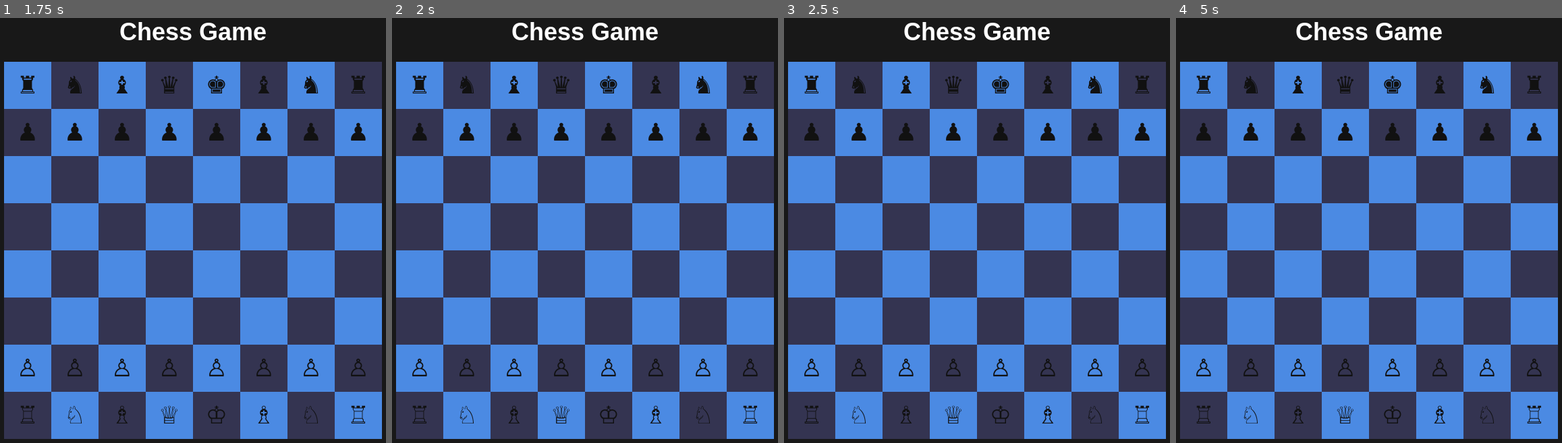
Above: before the commit, frames 1-4 (left to right).
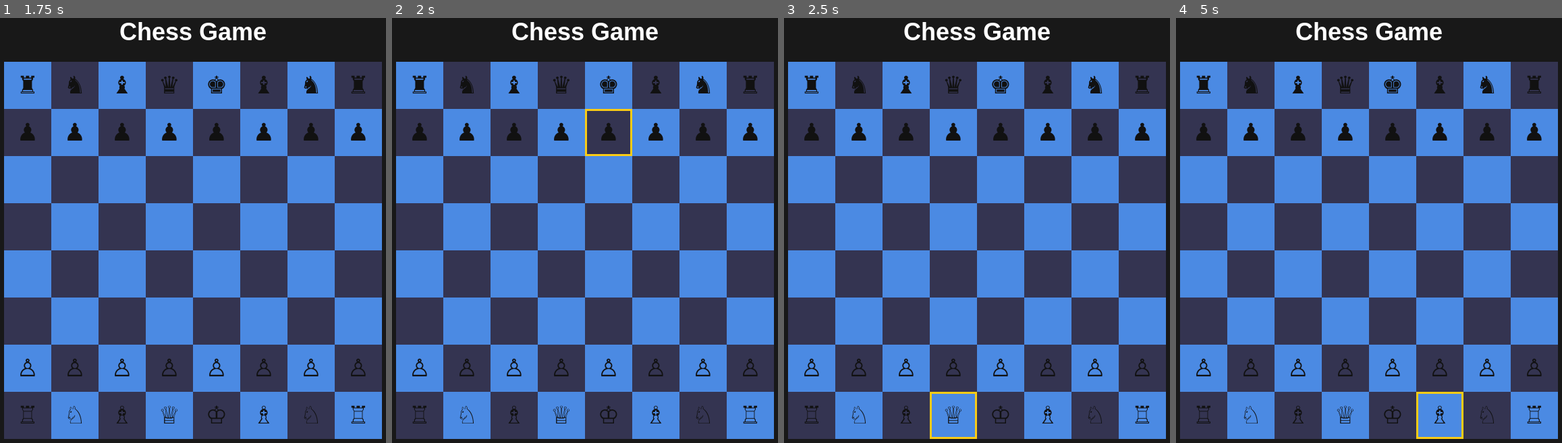
Above: after the commit, the same moments.

Repository: adisoretare/chess-game
Game: browser game, page index.html
Two runs of this game, one before a commit and one after it. Both use one fixed random seed, a clock stepped at 60 frames per second and the inputs below.
Inputs (mouse positions are in pixels of both pictures, inside the frame that each line leads up to):
- Up to frame 1 (1.75 s): click (123, 273) at 1.27 s
- Up to frame 2 (2 s): click (608, 132) at 1.87 s
- Up to frame 3 (2.5 s): click (907, 417) at 2.02 s; click (953, 417) at 2.47 s
- Up to frame 4 (5 s): click (1534, 179) at 3.07 s; click (1249, 226) at 3.67 s; click (1438, 273) at 4.27 s; click (1203, 319) at 4.52 s; click (1438, 417) at 4.87 s

Frame 1 is identical in both runs. In frame 2, 0.2% of the frame differs, in the area x 50-63%, y 21-33%; in frame 3, 0.2%; in frame 4, 0.2%.

Commit message:
Add piece selection

Diff:
--- a/script.js
+++ b/script.js
@@ -16,7 +16,7 @@
 };
 
 
-
+let selectedSquare=null;
 
 for(let row=0;row<8;row++)
 {
@@ -36,6 +36,19 @@
         else{
             square.classList.add("dark");
         }
+        square.addEventListener("click",function(){
+            if(piece==".")
+            {
+                return;
+            }
+            if(selectedSquare!==null)
+            {
+                selectedSquare.classList.remove("selected");
+            }
+            selectedSquare=square;
+            selectedSquare.classList.add("selected");
+        })
+
         board.appendChild(square);
     }
 }
--- a/style.css
+++ b/style.css
@@ -46,3 +46,7 @@
   color: #111111;
   min-height: 0;
 }
+.square.selected {
+  outline: 3px solid #facc15;
+  outline-offset: -3px;
+}
